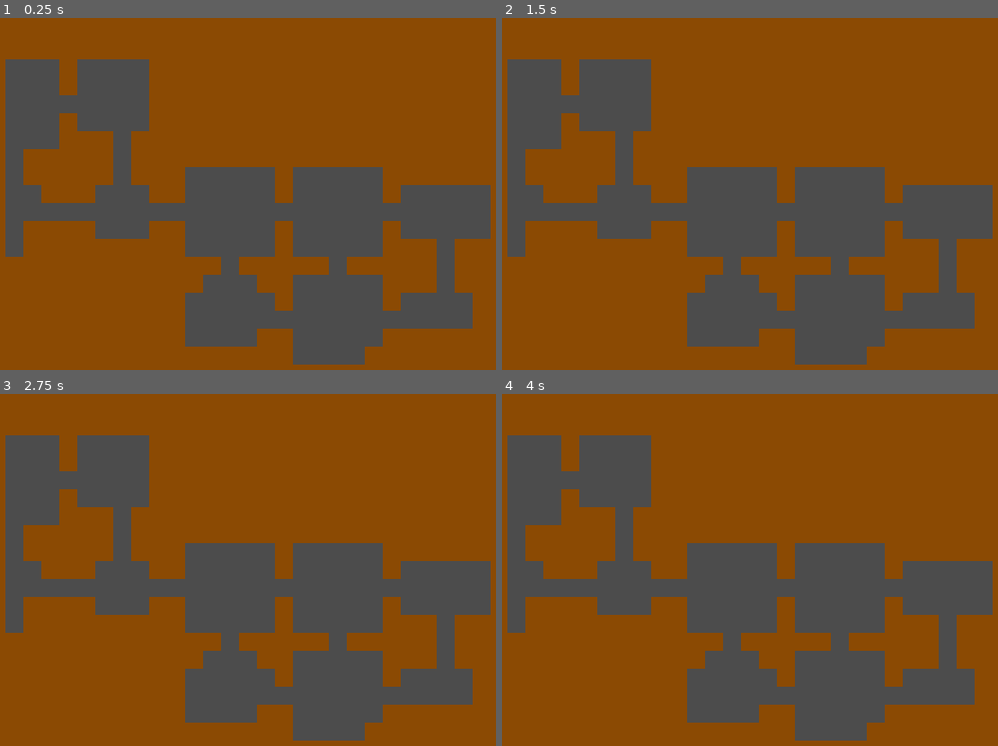
Above: before the commit, frames 1-4 (two rows, left to right).
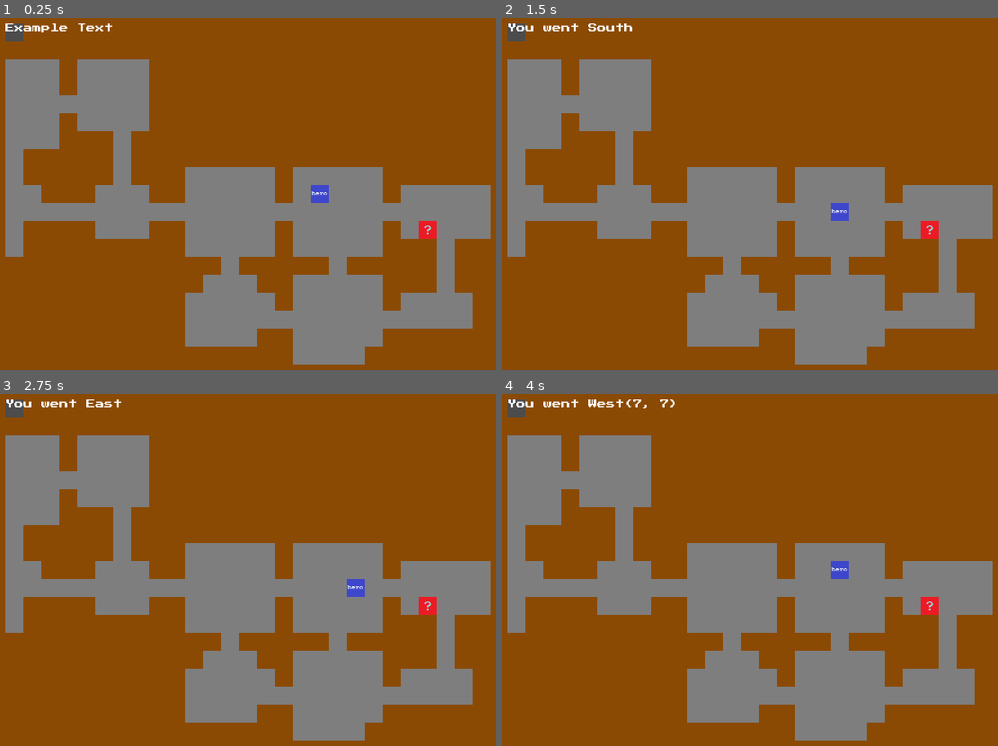
Above: after the commit, the same moments.

Repository: PiotrDawidziuk/Roguelike_Demo_Version_0_1
Game: Godot game, scene res://Scenes/Game.tscn
Two runs of this game, one before a commit and one after it. Both use one fixed random seed, a clock stepped at 60 frames per second and the inputs below.
Inputs:
- Up to frame 1 (0.25 s): no input
- Up to frame 2 (1.5 s): tap Enter at 0.5 s; hold Right (ui_right) 0.53-1.28 s; tap Space at 1.25 s; hold Down (ui_down) from 1.28 s (still down)
- Up to frame 3 (2.75 s): tap Enter at 2 s; release Down (ui_down) at 2.03 s; hold Right (ui_right) from 2.03 s (still down)
- Up to frame 4 (4 s): tap Space at 2.75 s; release Right (ui_right) at 2.78 s; hold Up (ui_up) 2.78-3.53 s; tap Enter at 3.5 s; hold Left (ui_left) from 3.53 s (still down)

The runs differ from the first frame. In frame 1, 34% of the frame differs, in the area x 1-99%, y 1-99%; in frame 2, 34%; in frame 3, 34%; in frame 4, 34%.

Commit message:
player can move

Diff:
--- /dev/null
+++ b/Map_Classes.gd
@@ -0,0 +1,6 @@
+extends Node
+
+class MapCellProperties:
+	var position
+	var isEmpty = true
+	var tile_type
--- a/Scenes/Game.gd
+++ b/Scenes/Game.gd
@@ -1,10 +1,22 @@
 extends Node2D
 
+
+const Player = preload("res://Scenes/hero.tscn")
+const Secret = preload("res://Scenes/secret.tscn")
 const WALKERS_STEPS = 200
+
+#TEST VARIABLES
+var cell_sample
+onready var test_label = $Label
+var cell_table = []
+var cell_dict = {}
 
 var borders = Rect2(1,1, 38, 21)
 
 onready var tileMap = $TileMap
+
+var player = Player.instance()
+
 
 func _ready():
 	randomize()
@@ -13,13 +25,43 @@
 func generate_level():
 	var walker = Walker.new(Vector2(19,11), borders)
 	var map = walker.walk(WALKERS_STEPS)
+	add_child(player)
+	var initial_position = map.front()*32
+	player.position = Vector2(initial_position.x -16, initial_position.y - 16)
 	walker.queue_free()
 	for location in map:
-		tileMap.set_cellv(location, -1)
+		tileMap.set_cellv(location, 0)
+		var new_cell = MapClasses.MapCellProperties.new()
+		new_cell.position = location
+		new_cell.tile_type = 0
+		cell_table.append(new_cell)
+		cell_dict[position] = new_cell
+
+	var secret = Secret.instance()
+	add_child(secret)
+	secret.position = cell_table[30].position*32
+
+	tileMap.set_cellv(Vector2(1,1), -1)
+
+	cell_sample = MapClasses.MapCellProperties.new()
+
 	tileMap.update_bitmask_region(borders.position, borders.end)
 
+	cell_sample = tileMap.get_cell(2,2)
+	# test_label.text = String(cell_sample)
+	test_label.text = "Example Text"
 
-
-# Called every frame. 'delta' is the elapsed time since the previous frame.
-#func _process(delta):
-#	pass
+func _input(event):
+	if event.is_action_pressed("ui_left"):
+		var test_text_1 = String(cell_dict[position].position)
+		test_label.text = "You went West" + test_text_1
+		player.position = Vector2(player.position.x -32, player.position.y)
+	if event.is_action_pressed("ui_right"):
+		test_label.text = "You went East"
+		player.position = Vector2(player.position.x +32, player.position.y)
+	if event.is_action_pressed("ui_up"):
+		test_label.text = "You went North"
+		player.position = Vector2(player.position.x, player.position.y - 32)
+	if event.is_action_pressed("ui_down"):
+		test_label.text = "You went South"
+		player.position = Vector2(player.position.x, player.position.y + 32)
--- a/Scenes/Game.tscn
+++ b/Scenes/Game.tscn
@@ -1,7 +1,8 @@
-[gd_scene load_steps=4 format=2]
+[gd_scene load_steps=6 format=2]
 
 [ext_resource path="res://2tiletileset32.png" type="Texture" id=1]
 [ext_resource path="res://Scenes/Game.gd" type="Script" id=2]
+[ext_resource path="res://fonts/Press_Start_2P/PressStart2P-Regular.ttf" type="DynamicFontData" id=3]
 
 [sub_resource type="TileSet" id=1]
 0/name = "2tiletileset32.png 0"
@@ -33,6 +34,9 @@
 1/shapes = [  ]
 1/z_index = 0
 
+[sub_resource type="DynamicFont" id=2]
+font_data = ExtResource( 3 )
+
 [node name="Game" type="Node2D"]
 script = ExtResource( 2 )
 
@@ -41,3 +45,14 @@
 cell_size = Vector2( 32, 32 )
 format = 1
 tile_data = PoolIntArray( -65538, 1, 0, -65537, 1, 0, -131072, 1, 0, -131071, 1, 0, -131070, 1, 0, -131069, 1, 0, -1310 …(16089 unchanged characters)…
+
+[node name="Label" type="Label" parent="."]
+margin_left = 32.0
+margin_top = 32.0
+margin_right = 352.0
+margin_bottom = 64.0
+custom_fonts/font = SubResource( 2 )
+text = "AASFGSHFDsgasdgsdh"
+__meta__ = {
+"_edit_use_anchors_": false
+}
--- /dev/null
+++ b/Scenes/hero.gd
@@ -0,0 +1,4 @@
+extends Node2D
+
+#var hero_position = get_global_position()
+var player
--- /dev/null
+++ b/Scenes/hero.tscn
@@ -0,0 +1,10 @@
+[gd_scene load_steps=3 format=2]
+
+[ext_resource path="res://hero.png" type="Texture" id=1]
+[ext_resource path="res://Scenes/hero.gd" type="Script" id=2]
+
+[node name="hero" type="Node2D"]
+script = ExtResource( 2 )
+
+[node name="hero_sprite" type="Sprite" parent="."]
+texture = ExtResource( 1 )
--- /dev/null
+++ b/Scenes/secret.tscn
@@ -0,0 +1,8 @@
+[gd_scene load_steps=2 format=2]
+
+[ext_resource path="res://secret.png" type="Texture" id=1]
+
+[node name="secret" type="Sprite"]
+position = Vector2( 64, 128 )
+texture = ExtResource( 1 )
+offset = Vector2( 16, 16 )
--- a/project.godot
+++ b/project.godot
@@ -24,6 +24,10 @@
 run/main_scene="res://Scenes/Game.tscn"
 config/icon="res://icon.png"
 
+[autoload]
+
+MapClasses="*res://Map_Classes.gd"
+
 [display]
 
 window/size/width=1280
Not shown, added: fonts/Press_Start_2P/OFL.txt
Binary file added: fonts/Press_Start_2P/PressStart2P-Regular.ttf
Binary file added: hero.png
Not shown, added: hero.png.import
Binary file added: secret.png
Not shown, added: secret.png.import
